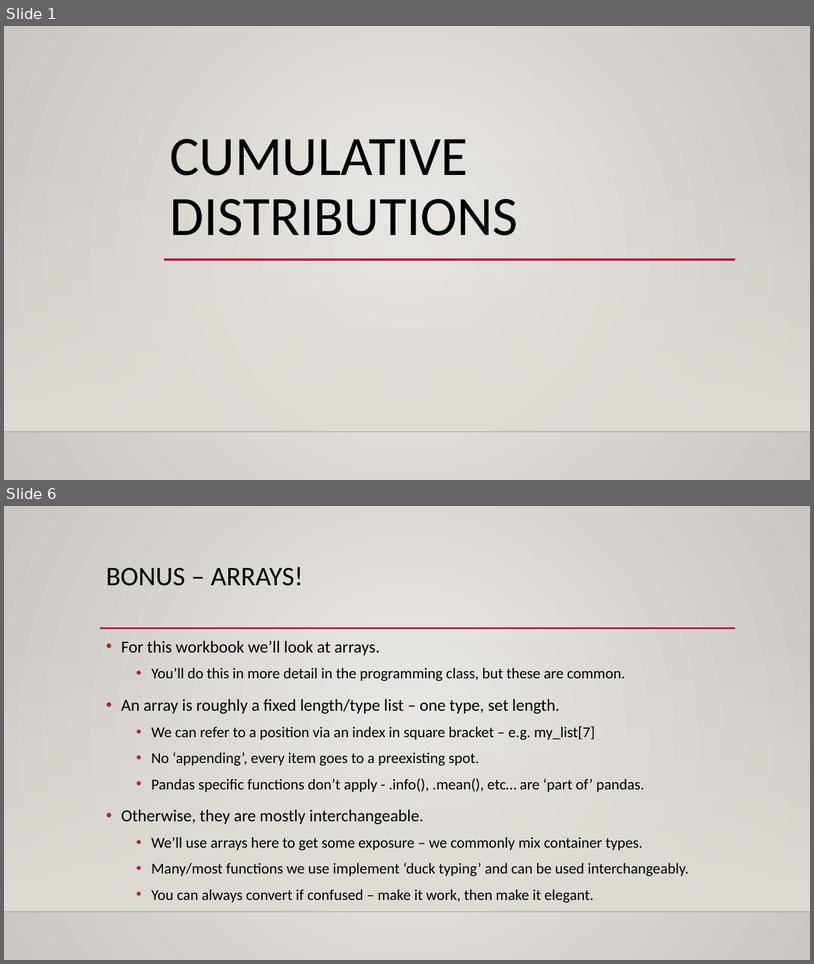
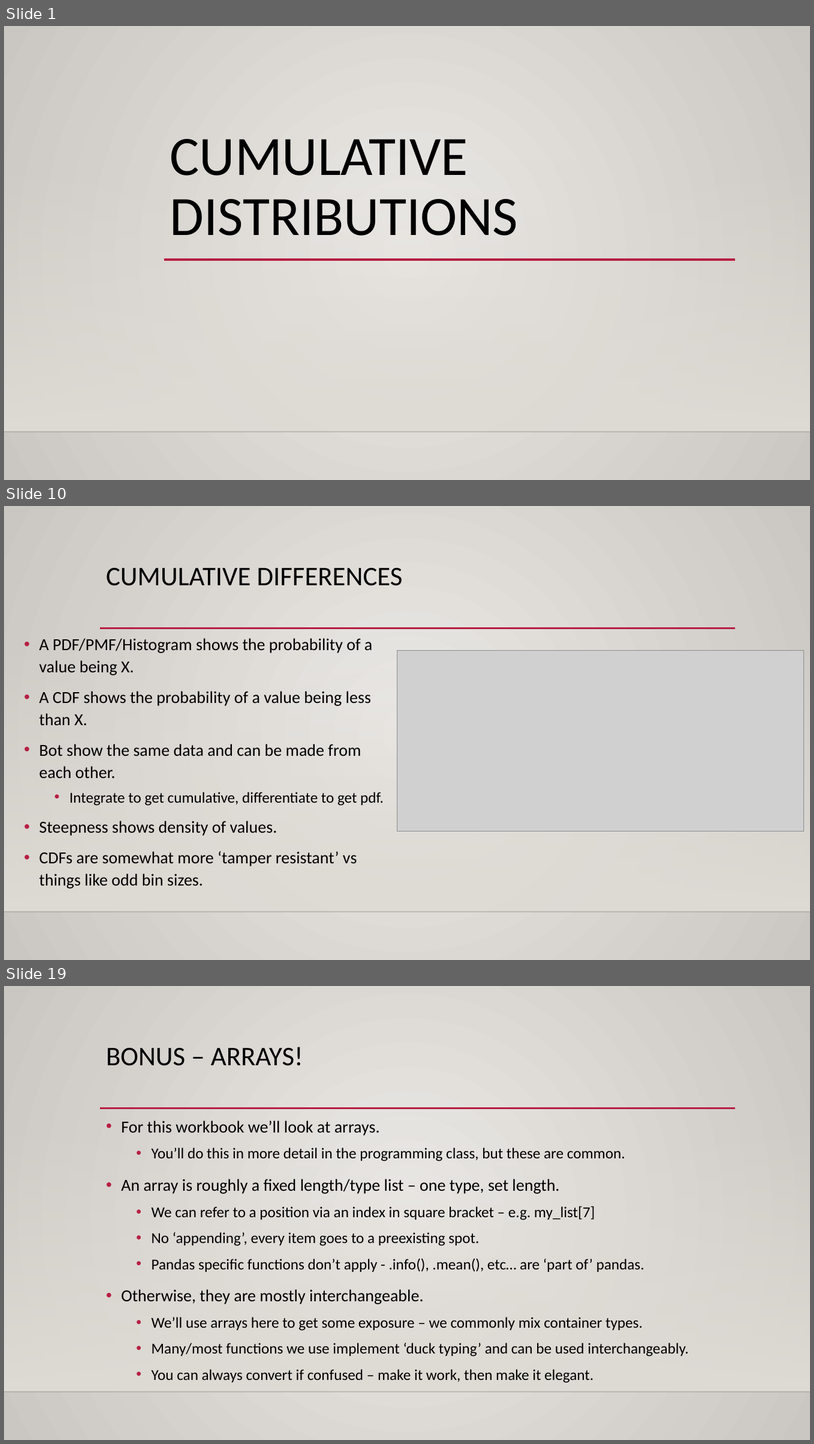
Before and after one commit to SedemSetor/Basic_Stats_in_Python_Student_Repository, a slide deck: reference_material/slides/004_Cumulative_Distributions.pptx. Shown one above the other, each under a label of ours: slides 1 and 6 before the commit, slides 1, 10 and 19 after it; the slides between them are not shown. The pictures are 814x964 and 814x1444 pixels, drawn with LibreOffice and Linux fonts; fonts in the diff are those of the drawing; grey boxes stand for pictures; background and template pictures are left out. Boxes give left, top, right and bottom in pixels: in the first picture for what was removed or moved away, otherwise in the second. Text is boxed around its words. In the diff, an @@ line names an element or a change of style, - is before the commit and + after.

```diff
--- a/reference_material/slides/004_Cumulative_Distributions.pptx
+++ b/reference_material/slides/004_Cumulative_Distributions.pptx
@@ slide 10 added at [4,506,810,960], background gradient #ECEAE7 to #CAC7C1; not listed: 3 template elements that a slide beside it also shows @@
@@ title added at [106,568,403,586], 32 pt, text #000000 @@
+CUMULATIVE DIFFERENCES
@@ text added at [39,638,384,888], 20 pt, text #000000 @@
+• A PDF/PMF/Histogram shows the probability of a value being X.
+• A CDF shows the probability of a value being less than X.
+• Bot show the same data and can be made from each other.
+  • Integrate to get cumulative, differentiate to get pdf.
+• Steepness shows density of values.
+• CDFs are somewhat more ‘tamper resistant’ vs things like odd bin sizes.
@@ picture added at [397,650,804,831] @@
@@ what was slide 6 is now slide 19 @@
```
Also in this commit, not shown: 3 slides changed, 12 other slides added, 3 other files.
